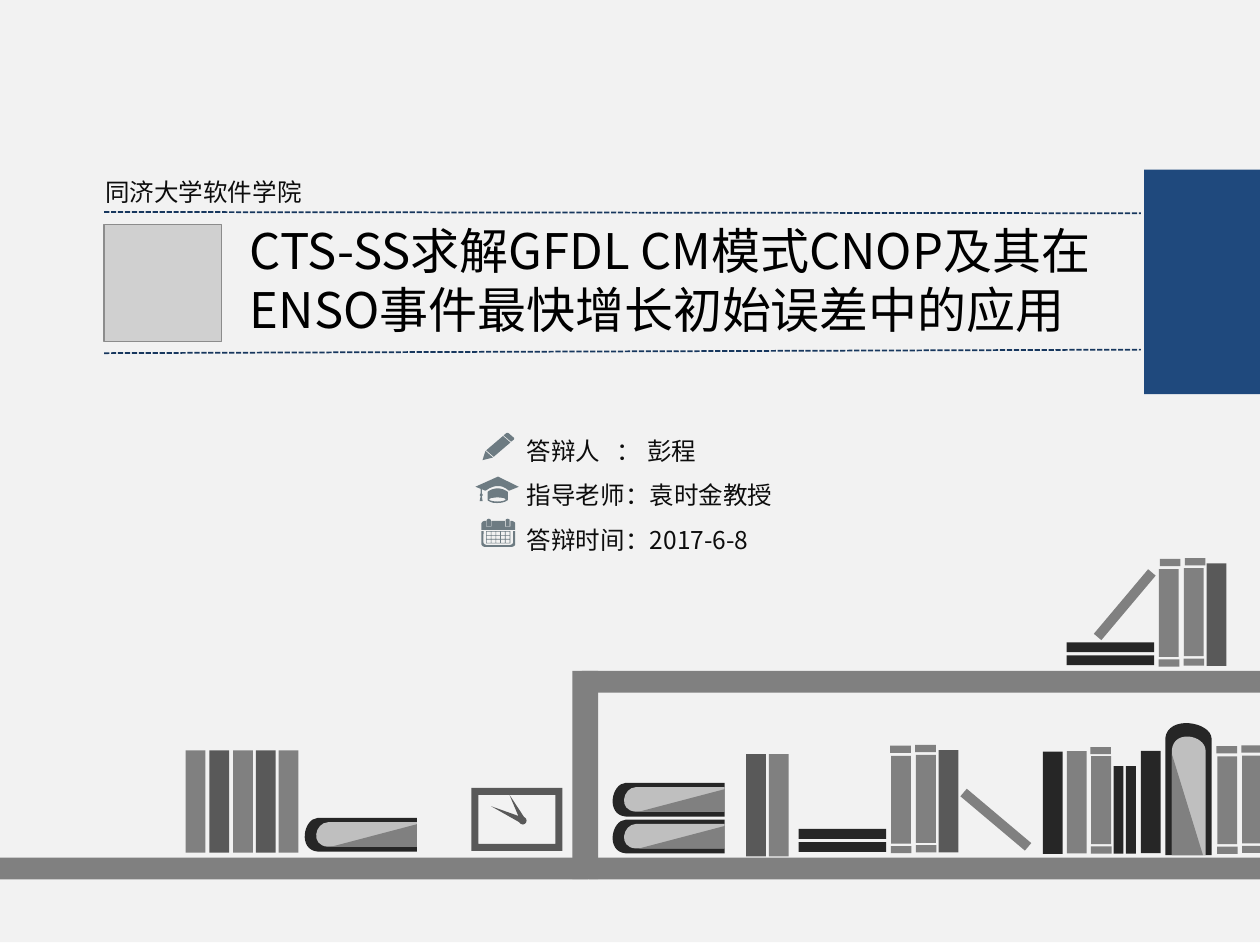
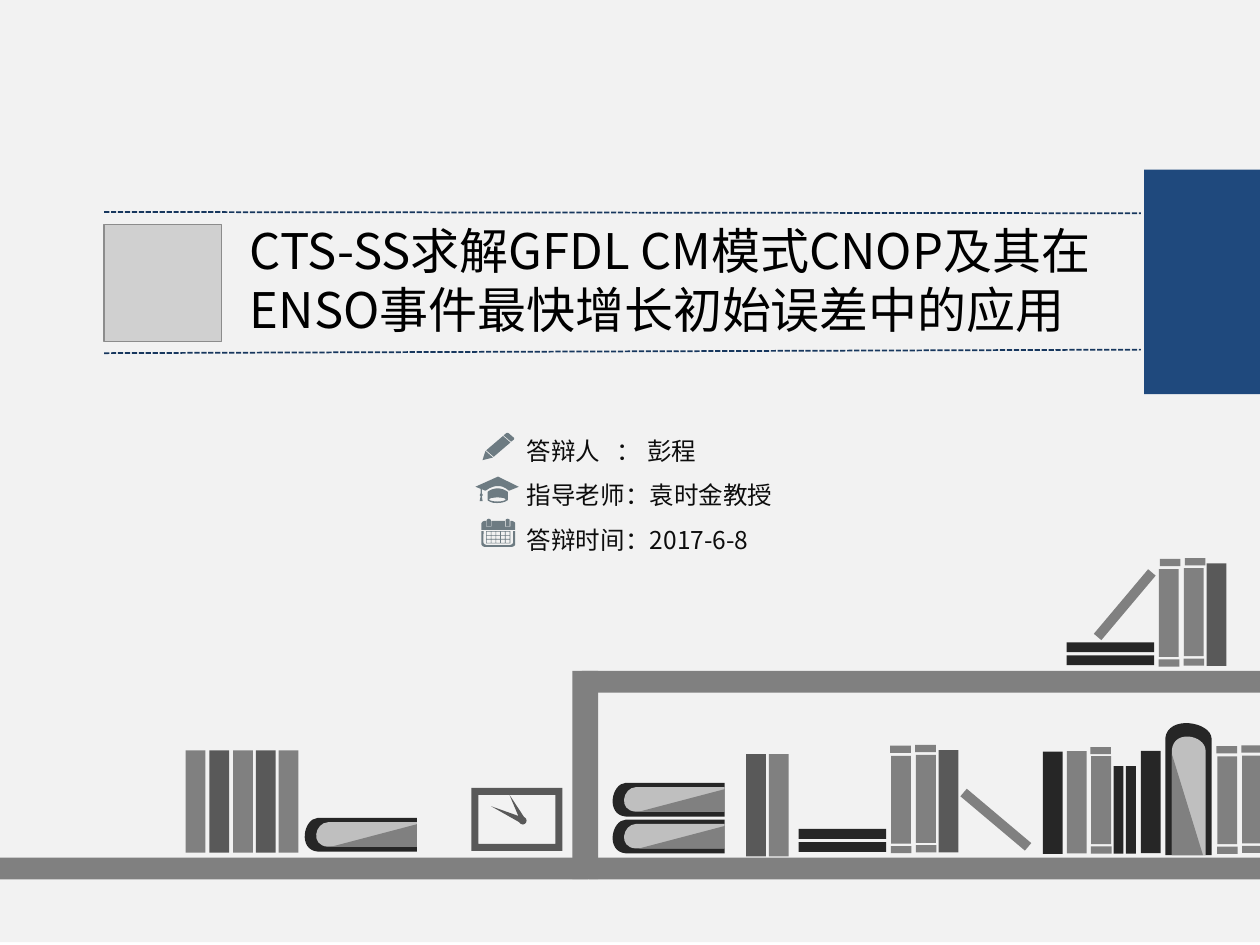
Before and after one commit to KrisCheng/GraduationDesign, a slide deck: slide 1 of FinalPaper/毕业答辩.pptx. Drawn at 1260x945 pixels with LibreOffice and Linux fonts; fonts in the diff are those of the drawing; grey boxes stand for pictures. Boxes give left, top, right and bottom in pixels: in the first picture for what was removed or moved away, otherwise in the second. Text is boxed around its words. In the diff, an @@ line names an element or a change of style, - is before the commit and + after.

```diff
--- a/FinalPaper/毕业答辩.pptx
+++ b/FinalPaper/毕业答辩.pptx
@@ text removed at (105, 180, 301, 203) @@
-同济大学软件学院
```
Also in this commit, not shown: 6 other slides changed, 10 slides added, 8 slides removed, 1 other file.
